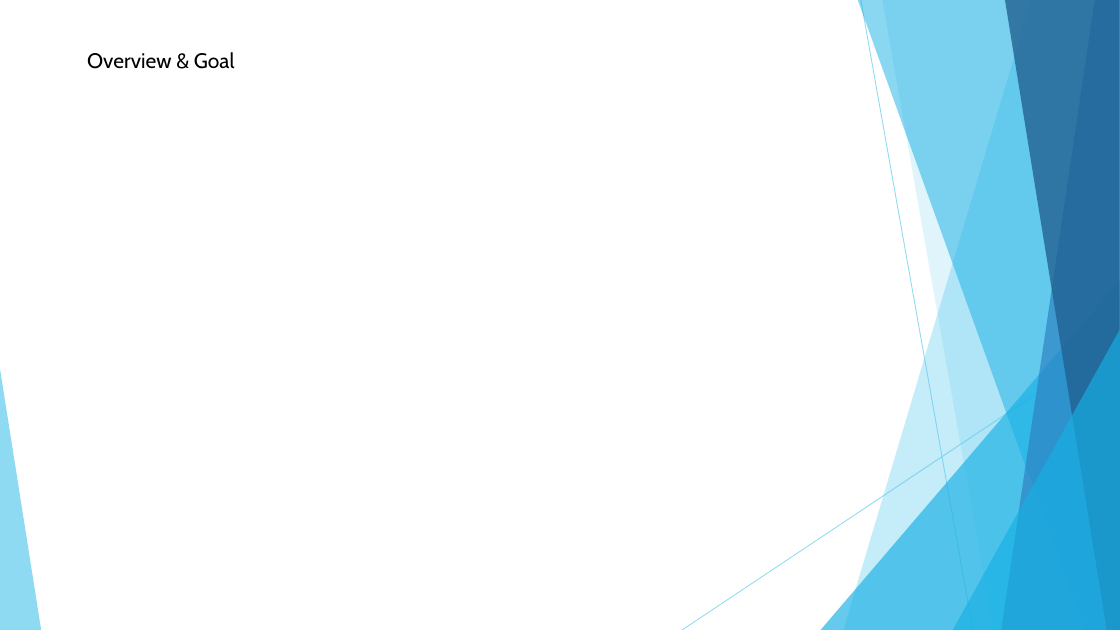
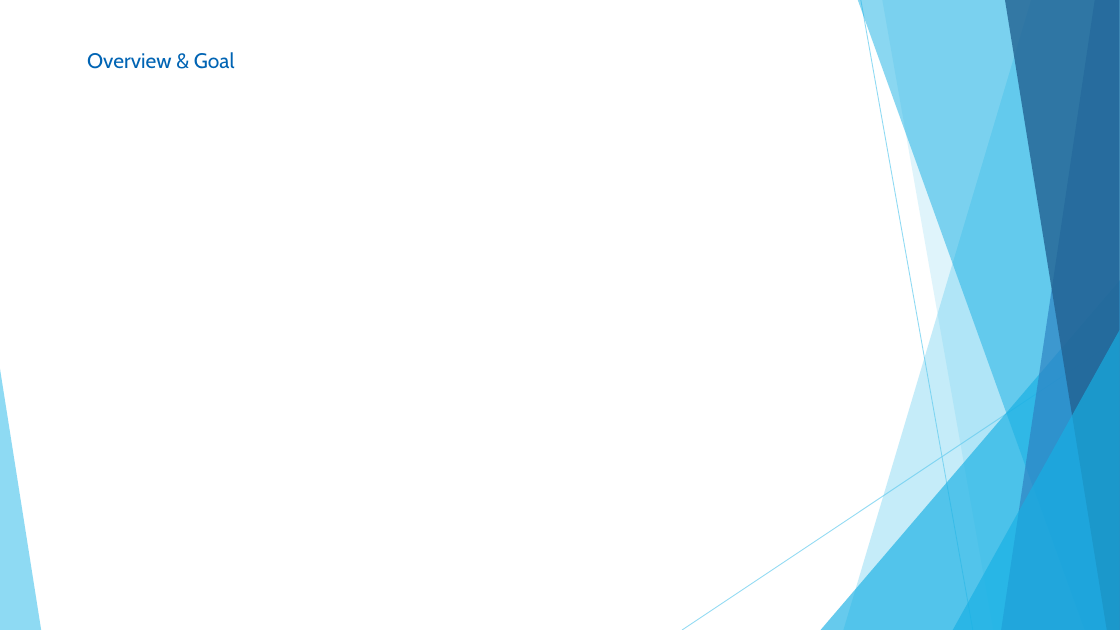
Before and after one commit to pyachauhan/Data-Hackathon-ModelTeam, a slide deck: slide 2 of PPT.pptx. Drawn at 1120x630 pixels with LibreOffice and Linux fonts; fonts in the diff are those of the drawing. Boxes give left, top, right and bottom in pixels: in the first picture for what was removed or moved away, otherwise in the second. Text is boxed around its words. In the diff, an @@ line names an element or a change of style, - is before the commit and + after.

```diff
--- a/PPT.pptx
+++ b/PPT.pptx
@@ text "Overview & Goal" at [87, 52, 235, 69]: text colour #000000 to #0064B4 @@
```
Also in this commit, not shown: 5 other slides changed, 2 slides added, 2 slides removed.
